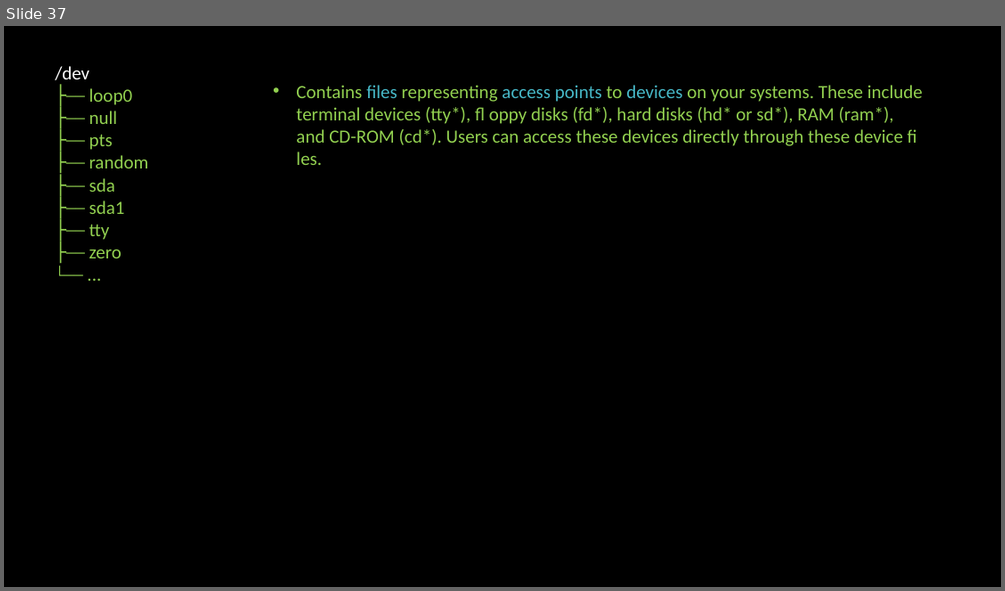
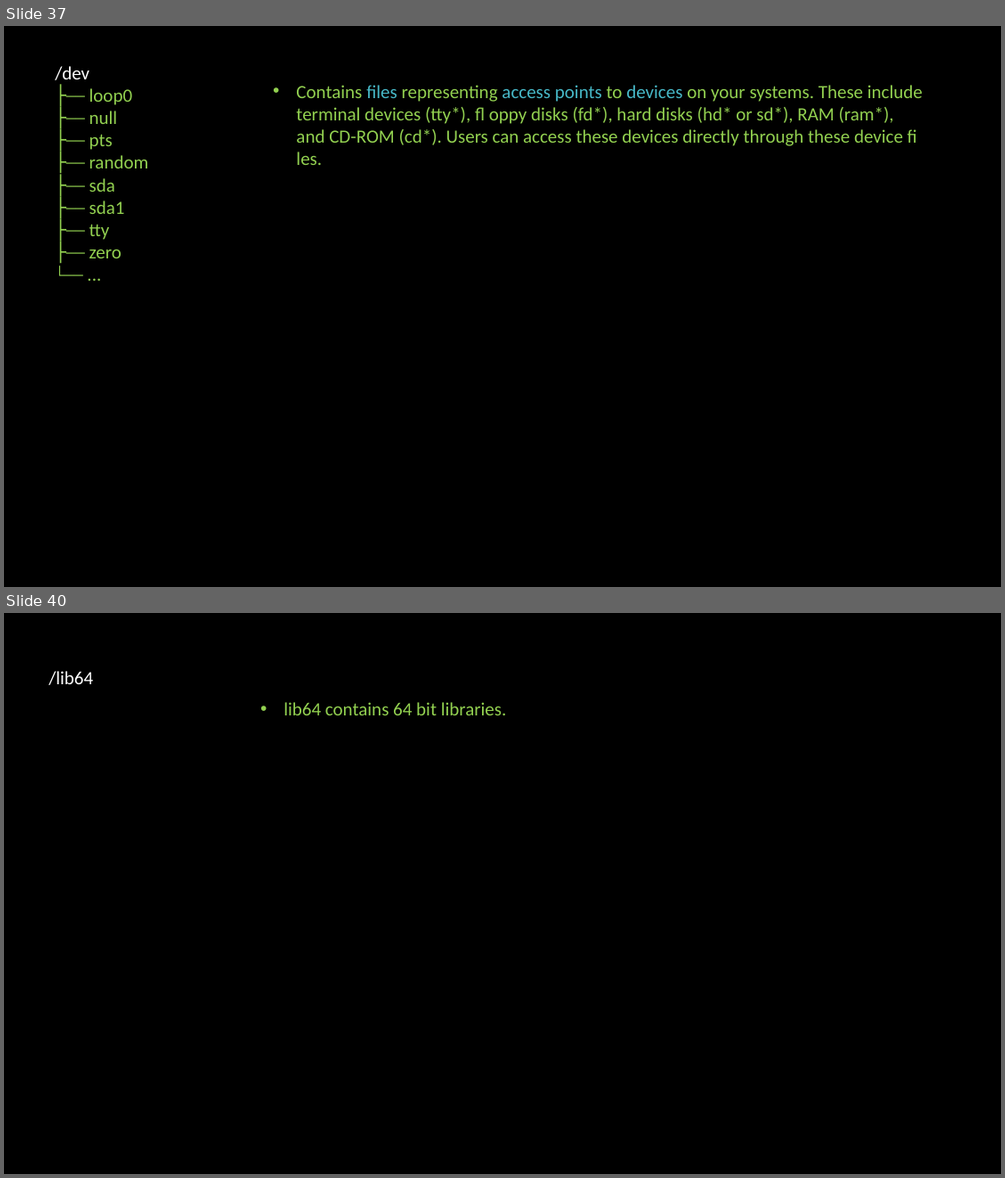
Before and after one commit to linuxfestival/introduction-to-linux-resources, a slide deck: PowerPoint/amirkabir_linux_festival.pptx. Shown one above the other, each under a label of ours: slide 37 before the commit, slides 37 and 40 after it; the slides between them are not shown. The pictures are 1005x591 and 1005x1178 pixels, drawn with LibreOffice and Linux fonts; fonts in the diff are those of the drawing. Boxes give left, top, right and bottom in pixels: in the first picture for what was removed or moved away, otherwise in the second. Text is boxed around its words. In the diff, an @@ line names an element or a change of style, - is before the commit and + after.

```diff
--- a/PowerPoint/amirkabir_linux_festival.pptx
+++ b/PowerPoint/amirkabir_linux_festival.pptx
@@ slide 40 added at [4, 613, 1001, 1174], background #000000 @@
@@ text added at [48, 671, 93, 685], 18 pt, text #FFFFFF @@
+/lib64
@@ text added at [283, 702, 507, 715], 18 pt, text #92D050 @@
+• lib64 contains 64 bit libraries.
```
Also in this commit, not shown: 1 slide changed, 3 other slides added.
